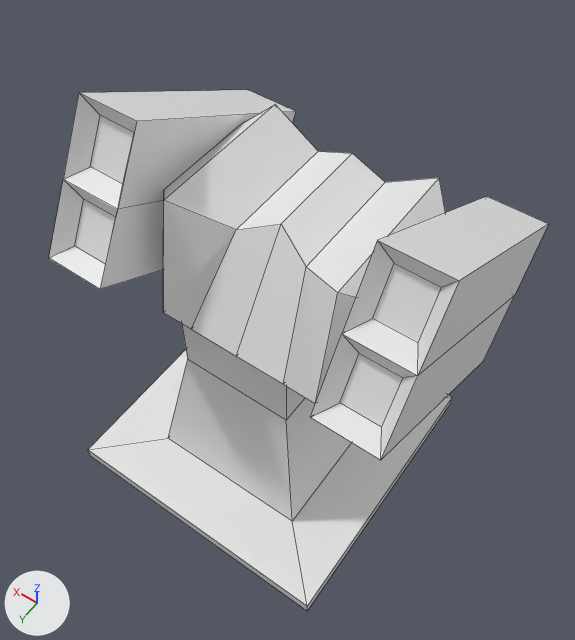
An edit to the FBX model Assets/Models/launcher-1.fbx, drawn before and after from the same camera.
Rendered twice from a 50 mm camera at (-1.92, 2.51, 5.41) aimed at (-0.1, -0.03, 1.43). The axes (+X, +Y, +Z) are drawn at lower left. The lights are the same throughout. Mesh edges are drawn as thin lines. Where no turn or scale is listed for an object, it has been applied to the vertices.
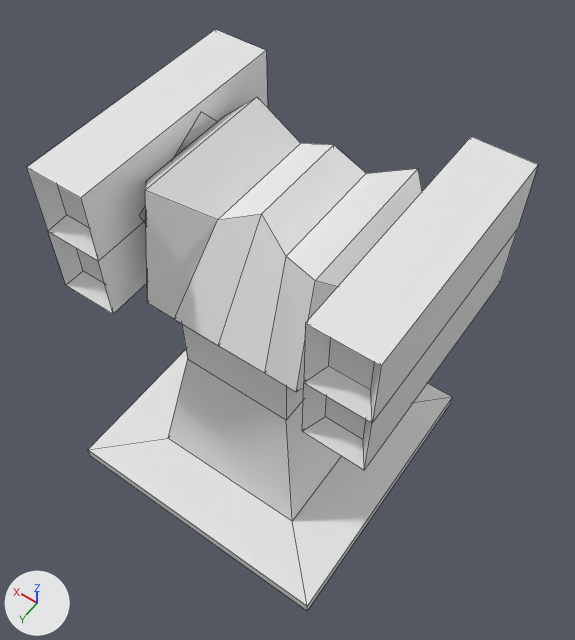
Boxes [x1, y1, x2, y2] around the edits, measured in the pictures (575 x 640 px):
'Cube.006', deleted
    before: [49, 90, 548, 460]
'LauncherPods', added
    after: [26, 29, 538, 470]
'LauncherHead', added
    after: [145, 97, 422, 392]

What changed in the scene script:
```text
Add me_cube_010:
    me_cube_010.from_pydata(...)  # 48 vertices, 38 faces; spans x -1.1..1.1, y -0.83..0.77, z -0.46..0.5
Add me_cube_008_1:
    me_cube_008_1.from_pydata(...)  # 28 vertices, 24 faces; spans x -0.702..0.698, y -0.782..0.518, z 0.0..0.8
Remove ob_cube_006:
    ob_cube_006 = bpy.data.objects.new('Cube.006', me_cube_008)
    ob_cube_006.location = (0.0, 0.0, 1.68)
Add ob_launcherpods:
    ob_launcherpods = bpy.data.objects.new('LauncherPods', me_cube_010)
    ob_launcherpods.location = (0.0, -0.1, 2.08)
Add ob_launcherhead:
    ob_launcherhead = bpy.data.objects.new('LauncherHead', me_cube_008_1)
    ob_launcherhead.location = (0.0, 0.0, 1.68)
```
